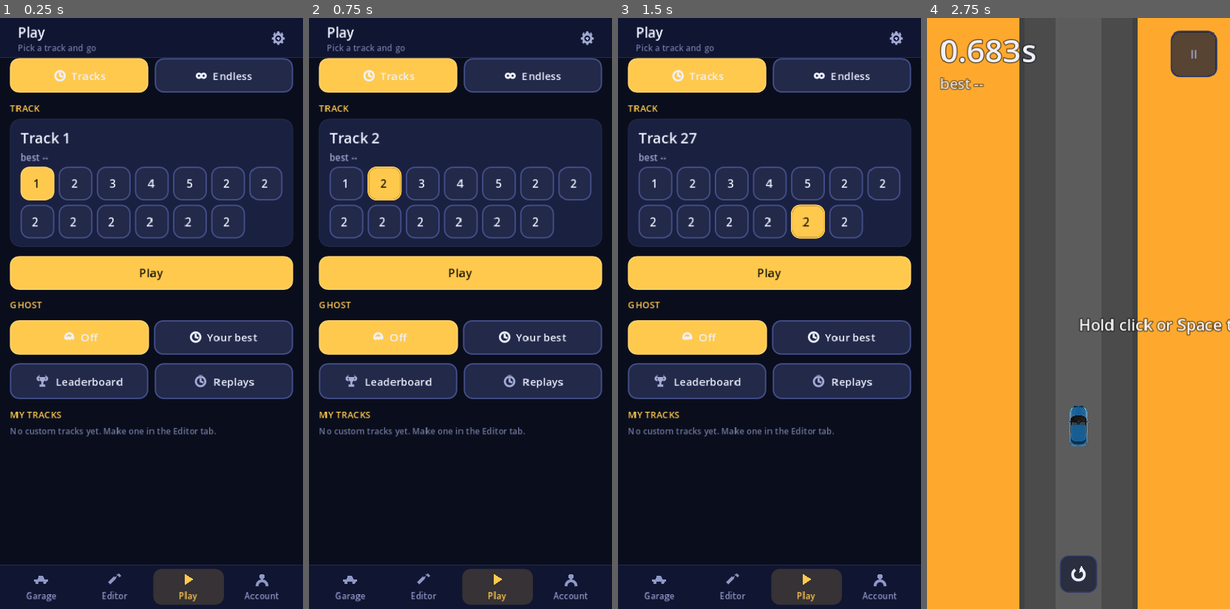
Above: before the commit, frames 1-4 (left to right).
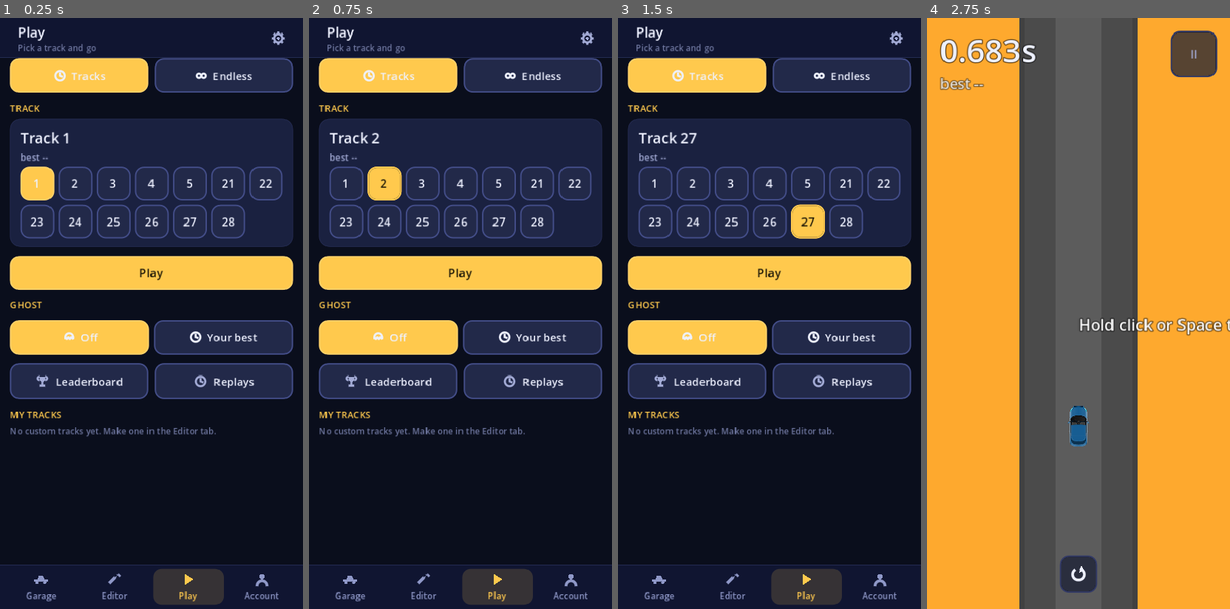
Above: after the commit, the same moments.

Repository: PolarNA0/Driftslinger-race
Game: Godot game, scene res://scenes/main.tscn
The game is run twice, just before and just after one commit, with the same random seed, the same clock (stepped at 60 frames per second) and the same inputs.
Inputs:
- Up to frame 1 (0.25 s): no input
- Up to frame 2 (0.75 s): click "2" at 0.5 s
- Up to frame 3 (1.5 s): click "27" at 1.25 s
- Up to frame 4 (2.75 s): click "Play" at 2 s

The runs differ from the first frame. In frame 1, 0.4% of the frame differs, in the area x 10-90%, y 27-36%; in frame 2, 0.3%; in frame 3, 0.3%; in frame 4, nothing differs.

Commit message:
Stop the track chips clipping two-digit numbers
The track grid is 7 wide, and the chip's 16px side padding left ~15px of text
room in a ~47px chip at phone width. With `clip_text` on, the two-digit
numbers (21-28) were silently cut to their first digit - track 27 read as
"2" - which is the reported bug.

Add a `GridChip` toggle variation with 6px side padding and use it for the
track list. Measured at 420x820 and 390x844: every number now fits with ~20px
to spare (was 19px of text in 15px of room).

verify_ui.gd now measures each chip's text against its content width and fails
if it clips, so the regression cannot come back silently.

Co-authored-by: openhands <openhands@all-hands.dev>

Diff:
--- a/godot/scripts/app.gd
+++ b/godot/scripts/app.gd
@@ -1214,7 +1214,7 @@
 	for s in Tracks.MENU_TRACKS:
 		var b := Button.new()
 		b.toggle_mode = true
-		b.theme_type_variation = "ToggleButton"
+		b.theme_type_variation = "GridChip"
 		b.size_flags_horizontal = Control.SIZE_EXPAND_FILL
 		b.clip_text = true
 		b.custom_minimum_size = Vector2(0, 44)
--- a/godot/scripts/theme.gd
+++ b/godot/scripts/theme.gd
@@ -51,13 +51,13 @@
 
 
 static func _button_styles(t: Theme, type_name: String, base_bg: Color, base_edge: Color,
-                text: Color, radius: int = 12) -> void:
-        t.set_stylebox("normal", type_name, _flat(base_bg, base_edge, radius, 2, 16, 12))
-        t.set_stylebox("hover", type_name, _flat(base_bg.lightened(0.10), base_edge.lightened(0.12), radius, 2, 16, 12))
-        t.set_stylebox("pressed", type_name, _flat(base_bg.lightened(0.20), base_edge.lightened(0.24), radius, 2, 16, 12))
-        t.set_stylebox("hover_pressed", type_name, _flat(base_bg.lightened(0.20), base_edge.lightened(0.24), radius, 2, 16, 12))
-        t.set_stylebox("focus", type_name, _flat(Color(0, 0, 0, 0), ACCENT, radius, 2, 16, 12))
-        t.set_stylebox("disabled", type_name, _flat(DISABLED_BG, DISABLED_EDGE, radius, 2, 16, 12))
+                text: Color, radius: int = 12, pad_h: int = 16) -> void:
+        t.set_stylebox("normal", type_name, _flat(base_bg, base_edge, radius, 2, pad_h, 12))
+        t.set_stylebox("hover", type_name, _flat(base_bg.lightened(0.10), base_edge.lightened(0.12), radius, 2, pad_h, 12))
+        t.set_stylebox("pressed", type_name, _flat(base_bg.lightened(0.20), base_edge.lightened(0.24), radius, 2, pad_h, 12))
+        t.set_stylebox("hover_pressed", type_name, _flat(base_bg.lightened(0.20), base_edge.lightened(0.24), radius, 2, pad_h, 12))
+        t.set_stylebox("focus", type_name, _flat(Color(0, 0, 0, 0), ACCENT, radius, 2, pad_h, 12))
+        t.set_stylebox("disabled", type_name, _flat(DISABLED_BG, DISABLED_EDGE, radius, 2, pad_h, 12))
         t.set_color("font_color", type_name, text)
         t.set_color("font_hover_color", type_name, text)
         t.set_color("font_pressed_color", type_name, text)
@@ -90,6 +90,15 @@
         t.set_stylebox("hover_pressed", "ToggleButton", _flat(ACCENT, ACCENT.lightened(0.15), 12, 2, 16, 12))
         t.set_color("font_pressed_color", "ToggleButton", ACCENT_TEXT)
         t.set_color("font_hover_pressed_color", "ToggleButton", ACCENT_TEXT)
+
+        # A square-ish chip for the picker grids (track numbers, car swatches). The
+        # default 16px side padding leaves only ~15px of text room in a 7-wide grid on
+        # a phone, so a two-digit track number clipped to its first digit ("27" -> "2").
+        # Tighter padding gives the digits the room they need without widening the grid.
+        t.set_type_variation("GridChip", "ToggleButton")
+        _button_styles(t, "GridChip", BTN, BTN_EDGE, INK, 12, 6)
+        t.set_stylebox("pressed", "GridChip", _flat(ACCENT, ACCENT.lightened(0.15), 12, 2, 6, 12))
+        t.set_stylebox("hover_pressed", "GridChip", _flat(ACCENT, ACCENT.lightened(0.15), 12, 2, 6, 12))
 
         # --- Panels: the overlay cards and the watch badge ---
         var panel := _flat(PANEL, PANEL_EDGE, 20, 2, 20, 18)
--- a/godot/tools/verify_ui.gd
+++ b/godot/tools/verify_ui.gd
@@ -75,6 +75,19 @@
 	await process_frame
 	if not app.track_section.visible:
 		_fail("track chooser hidden in speedrun")
+	# Every track number must fit inside its chip. The chips are `clip_text`, so a chip
+	# narrower than its label silently drops the last digit ("27" reads as "2") - which
+	# is exactly what the 7-wide grid did at phone width before GridChip's tight padding.
+	for b in app.track_buttons:
+		if not b.is_visible_in_tree():
+			continue
+		var fs: int = b.get_theme_font_size("font_size")
+		var f: Font = b.get_theme_font("font")
+		var tw := f.get_string_size(b.text, HORIZONTAL_ALIGNMENT_LEFT, -1, fs).x
+		var sb: StyleBox = b.get_theme_stylebox("normal")
+		var avail: float = b.size.x - float(sb.content_margin_left) - float(sb.content_margin_right)
+		if tw > avail + 0.5:
+			_fail("track chip '%s' clips its number: text %.1f > %.1f avail" % [b.text, tw, avail])
 	app._set_mode("endless")
 	await process_frame
 	if app.track_section.visible:
